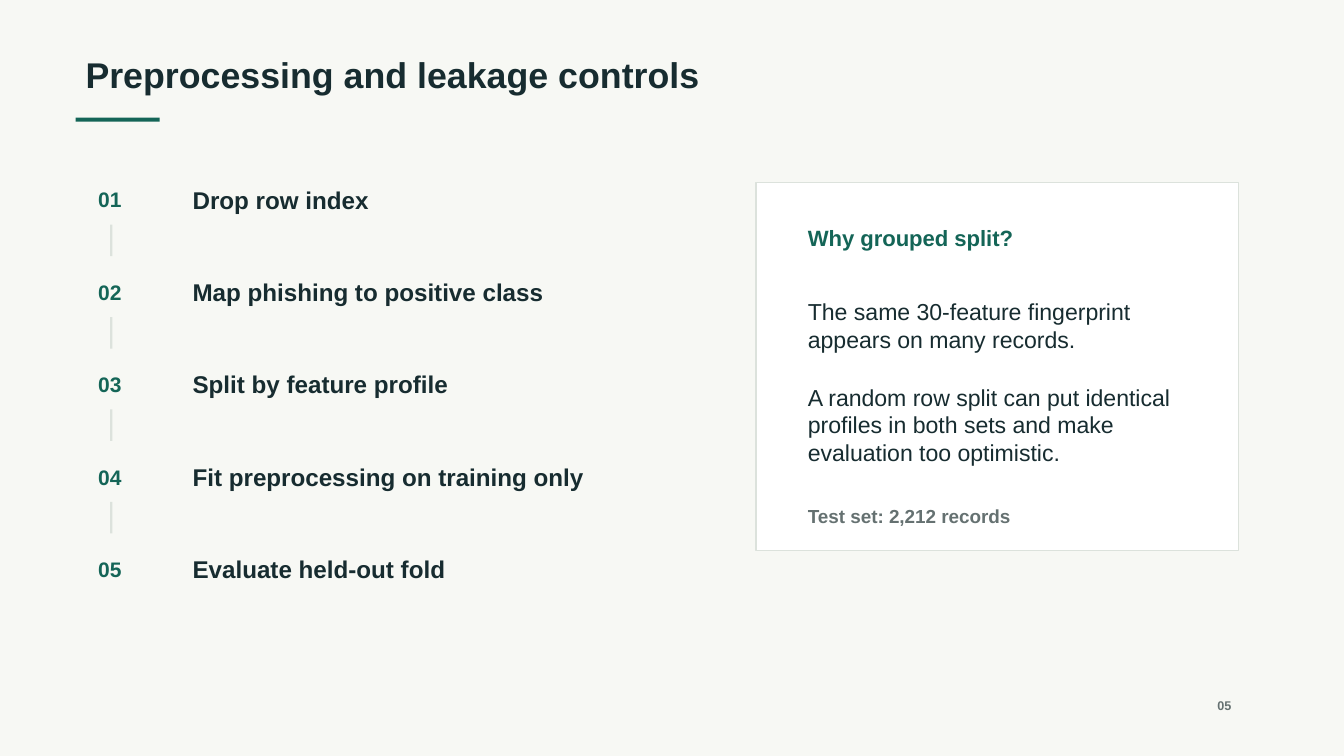
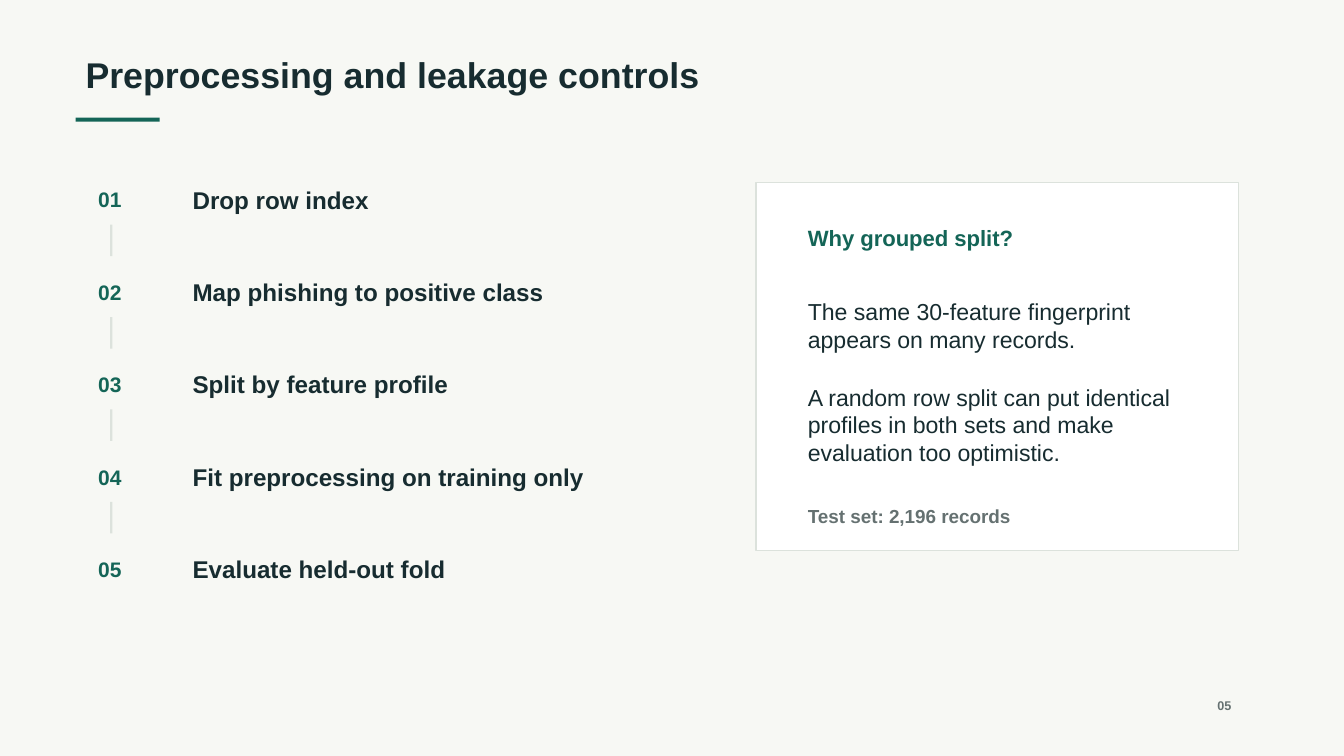
Before and after one commit to you01ssef/Assignment-1, a slide deck: slide 5 of presentation/Phishing_Website_Detection.pptx. Drawn at 1344x756 pixels with LibreOffice and Linux fonts; fonts in the diff are those of the drawing. Boxes give left, top, right and bottom in pixels: in the first picture for what was removed or moved away, otherwise in the second. Text is boxed around its words. In the diff, an @@ line names an element or a change of style, - is before the commit and + after.

```diff
--- a/presentation/Phishing_Website_Detection.pptx
+++ b/presentation/Phishing_Website_Detection.pptx
@@ text at (x1=808, y1=509, x2=1010, y2=526): text changed @@
-Test set: 2,212 records
+Test set: 2,196 records
```
Also in this commit, not shown: 4 other slides changed.
